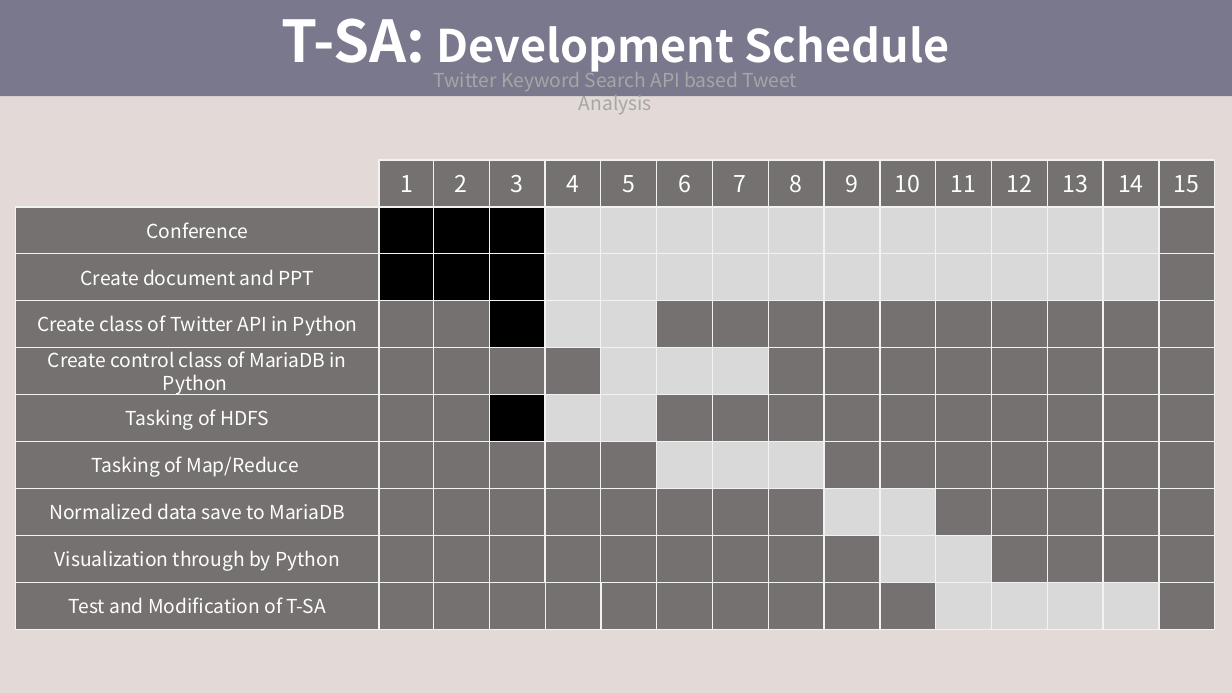
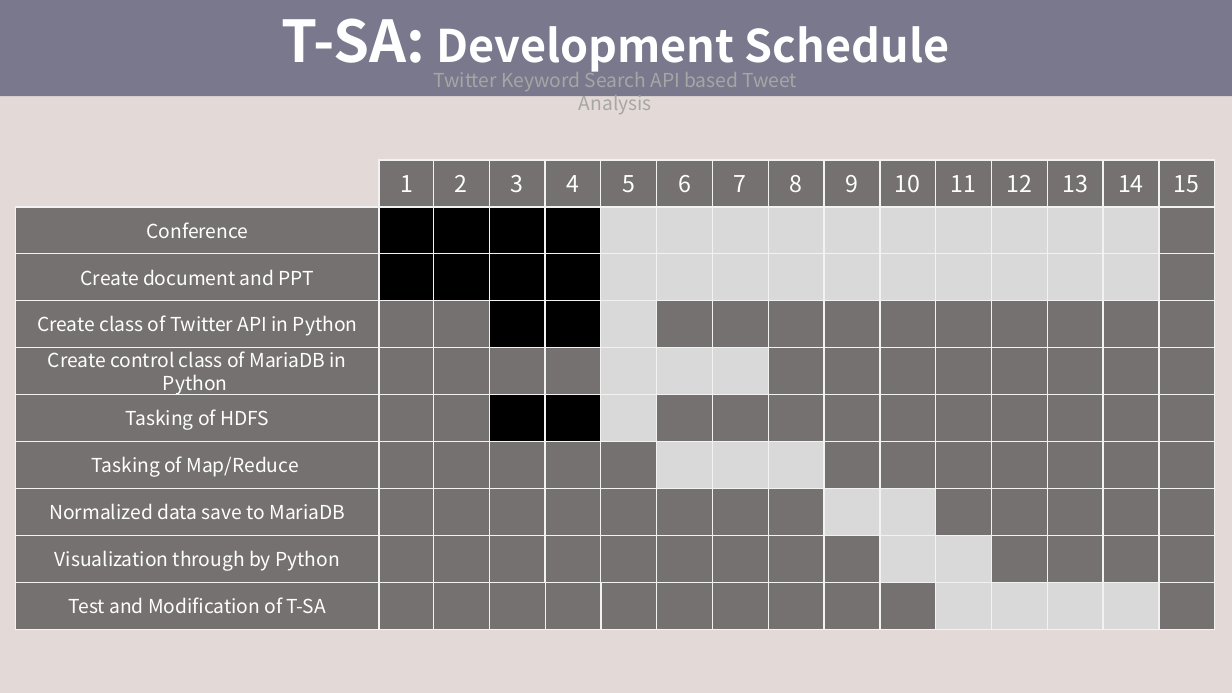
Before and after one commit to SeokJune/BigData_VI_T-SA, a slide deck: slide 26 of 00.Doc/제출용 문서/4조_브이아이.pptx (slide 18 before the commit). Drawn at 1232x693 pixels with LibreOffice and Linux fonts; fonts in the diff are those of the drawing. Boxes give left, top, right and bottom in pixels: in the first picture for what was removed or moved away, otherwise in the second. Text is boxed around its words. In the diff, an @@ line names an element or a change of style, - is before the commit and + after.

```diff
--- a/00.Doc/제출용 문서/4조_브이아이.pptx
+++ b/00.Doc/제출용 문서/4조_브이아이.pptx
@@ fill #D9D9D9 to #000000 in 4 elements at [545, 207, 601, 254], [545, 254, 601, 301], [545, 301, 601, 348], [545, 395, 601, 442] @@
```
Also in this commit, not shown: 12 other slides changed, 24 slides added, 4 slides removed.
